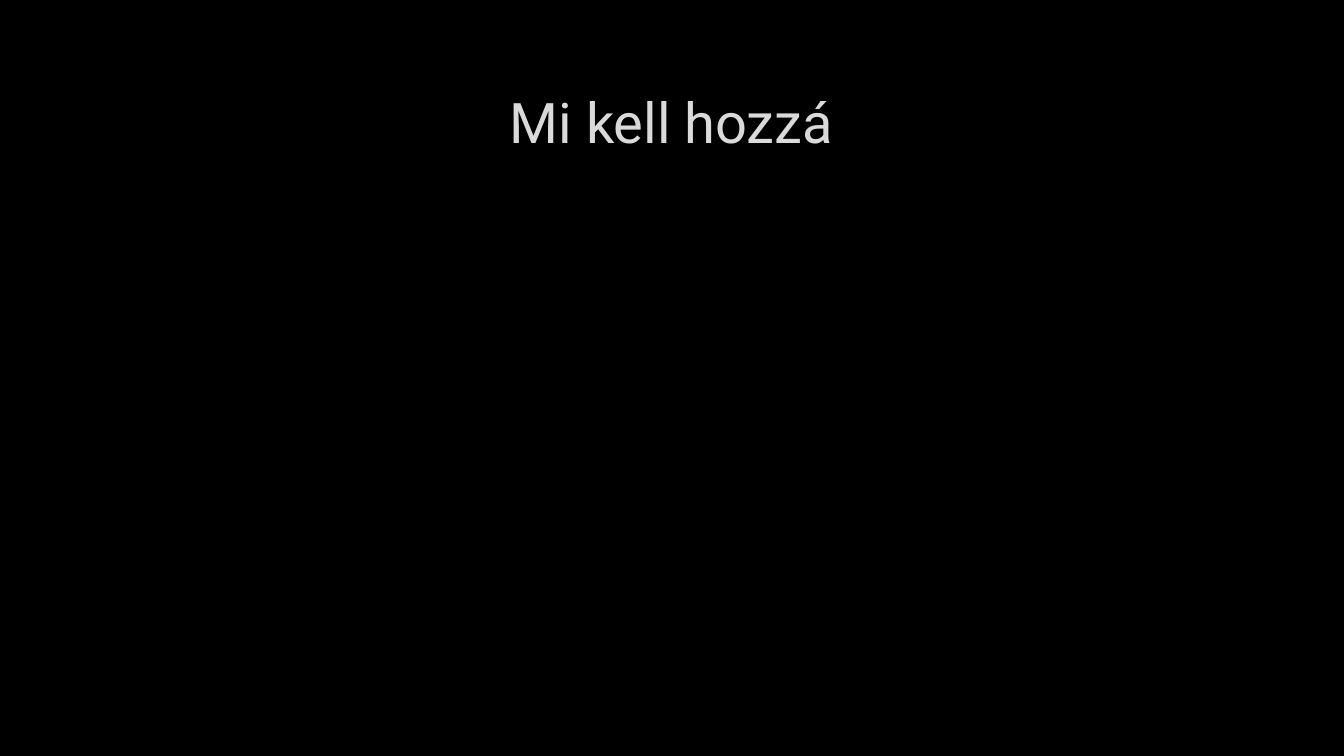
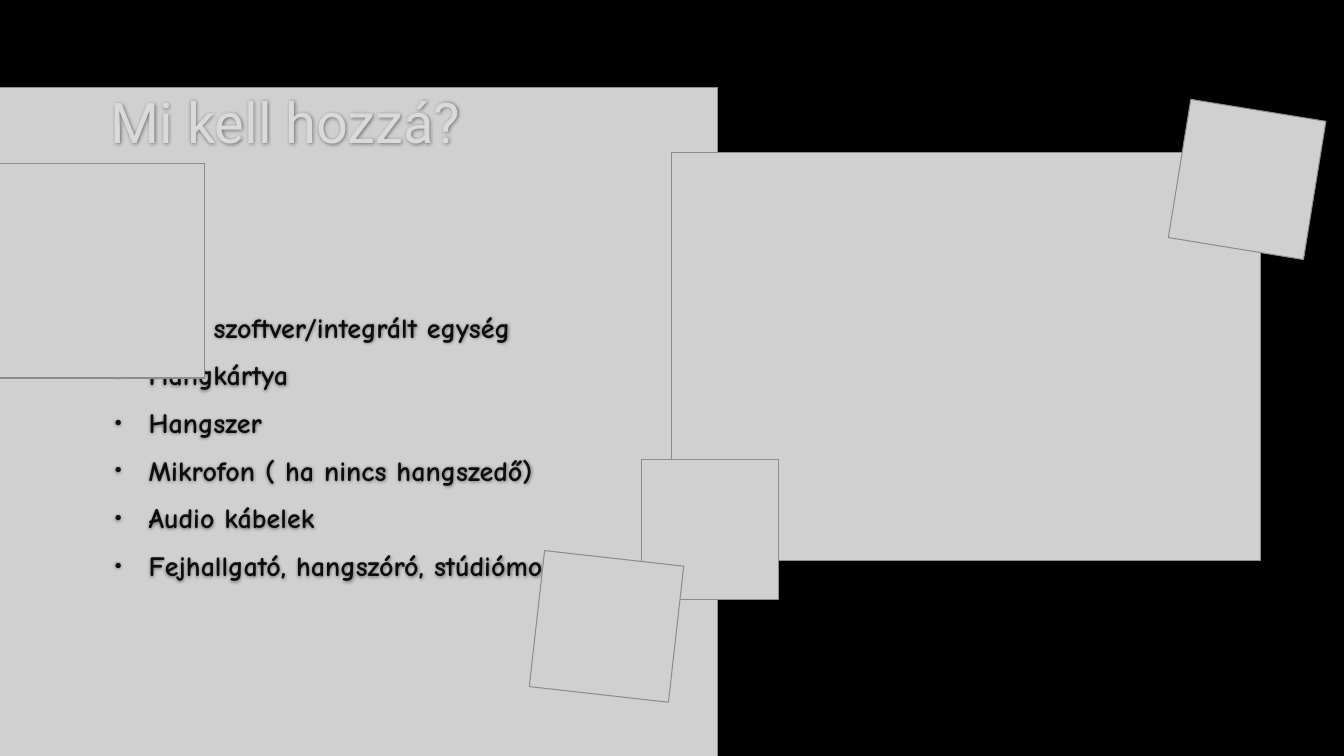
Before and after one commit to TatraiDominik/DAW-PPT, a slide deck: slide 3 of DAW.pptx. Drawn at 1344x756 pixels with LibreOffice and Linux fonts; fonts in the diff are those of the drawing; grey boxes stand for pictures; background and template pictures are left out. Boxes give left, top, right and bottom in pixels: in the first picture for what was removed or moved away, otherwise in the second. Text is boxed around its words. In the diff, an @@ line names an element or a change of style, - is before the commit and + after.

```diff
--- a/DAW.pptx
+++ b/DAW.pptx
@@ picture added at <box>0,87,718,756</box> @@
@@ title at <box>111,102,461,145</box>: text changed @@
-Mi kell hozzá
+Mi kell hozzá?
@@ picture added at <box>1168,100,1326,260</box> @@
@@ picture added at <box>0,164,205,379</box> @@
@@ picture added at <box>673,152,1261,561</box> @@
@@ text added at <box>149,310,599,585</box>, 20 pt, text #0D0D0D, bold @@
+• DAW szoftver/integrált egység
+• Hangkártya
+• Hangszer
+• Mikrofon ( ha nincs hangszedő)
+• Audio kábelek
+• Fejhallgató, hangszóró, stúdiómonitor
@@ picture added at <box>641,460,778,600</box> @@
@@ picture added at <box>530,551,684,703</box> @@
```
Also in this commit, not shown: 1 other slide changed, 1 slide added, 1 slide removed.
